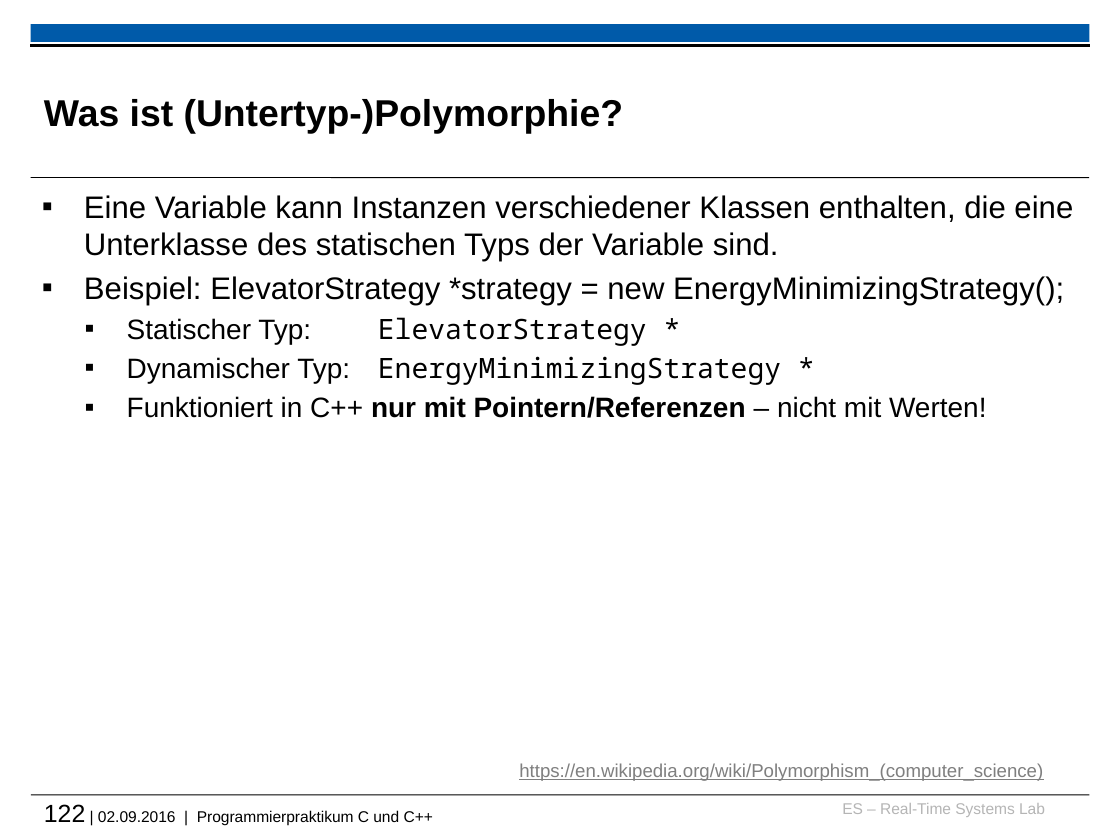
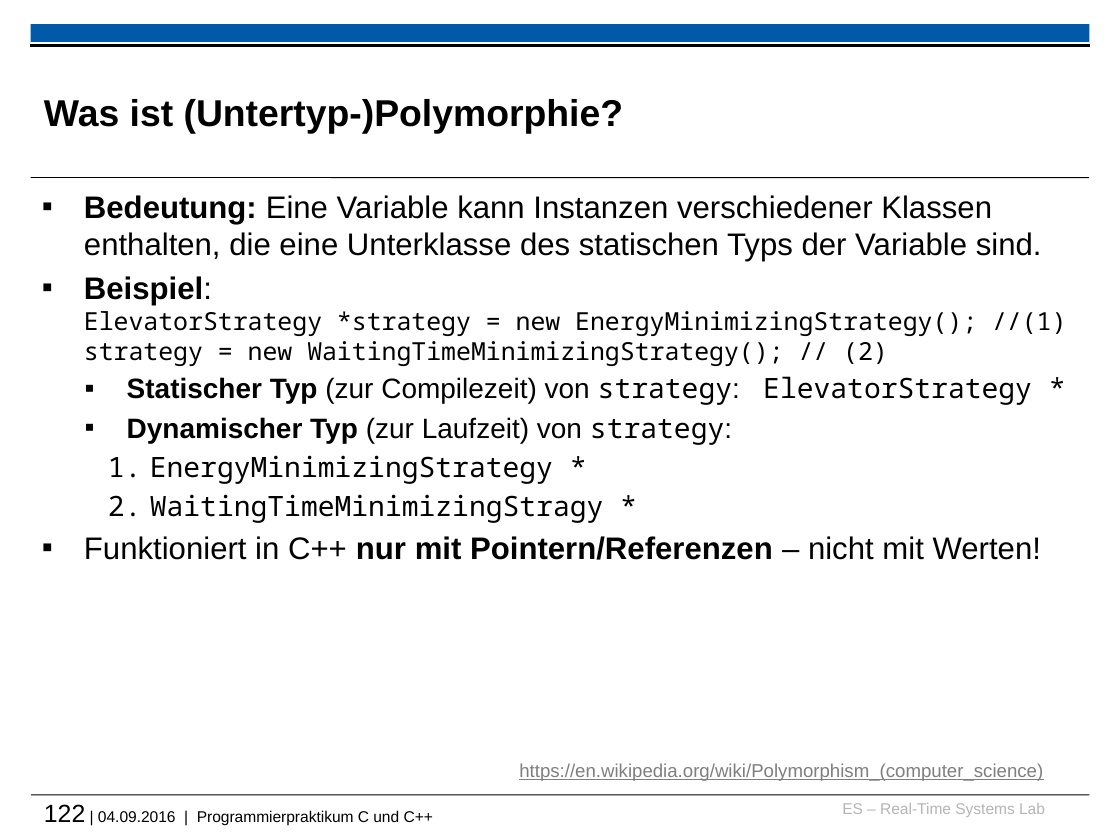
Before and after one commit to h82k/tud-cppp, a slide deck: slide 122 of cppp_lecture.pptx. Drawn at 1120x840 pixels with LibreOffice and Linux fonts; fonts in the diff are those of the drawing; background and template pictures are left out. Boxes give left, top, right and bottom in pixels: in the first picture for what was removed or moved away, otherwise in the second. Text is boxed around its words. In the diff, an @@ line names an element or a change of style, - is before the commit and + after.

```diff
--- a/cppp_lecture.pptx
+++ b/cppp_lecture.pptx
@@ text at bbox=[84, 195, 1066, 523]: text changed; size 20 to 18 pt; font Arial to Noto Sans Mono @@
-▪ Eine Variable kann Instanzen verschiedener Klassen enthalten, die eine Unterklasse des statischen Typs der Variable sind.
-▪ Beispiel: ElevatorStrategy *strategy = new EnergyMinimizingStrategy();
-  ▪ Statischer Typ: ElevatorStrategy *
-  ▪ Dynamischer Typ: EnergyMinimizingStrategy *
+▪ Bedeutung: Eine Variable kann Instanzen verschiedener Klassen enthalten, die eine Unterklasse des statischen Typs der Variable sind.
+▪ Beispiel:
+  ElevatorStrategy *strategy = new EnergyMinimizingStrategy(); //(1)
+  strategy = new WaitingTimeMinimizingStrategy(); // (2)
+  ▪ Statischer Typ (zur Compilezeit) von strategy: ElevatorStrategy *
+  ▪ Dynamischer Typ (zur Laufzeit) von strategy:
+    1. EnergyMinimizingStrategy *
+    2. WaitingTimeMinimizingStragy *
@@ text at bbox=[84, 536, 1041, 560]: size 18 to 20 pt in "Funktioniert in C++ nur mit Pointern/Referenzen – ..."; list level 2 to 1 in "Funktioniert in C++ nur mit ..." @@
@@ text at bbox=[44, 804, 433, 825]: text changed @@
-122 | 02.09.2016 | Programmierpraktikum C und C++
+122 | 04.09.2016 | Programmierpraktikum C und C++
```
Also in this commit, not shown: 18 other slides changed, 1 slide added, 1 other file.
